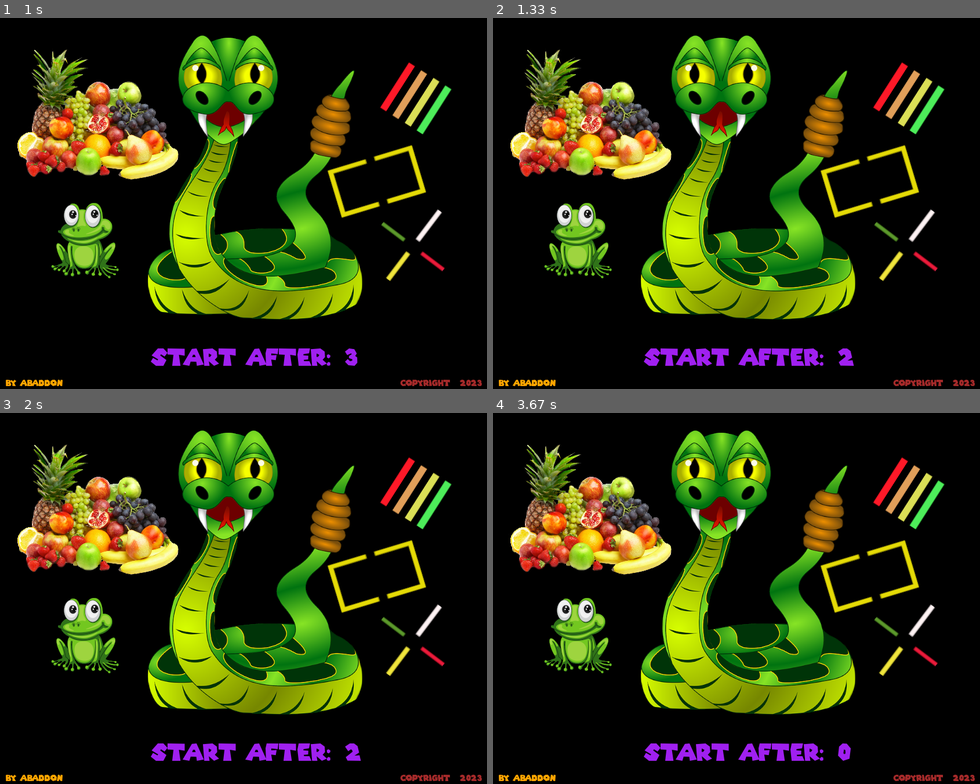
Above: before the commit, frames 1-4 (two rows, left to right).
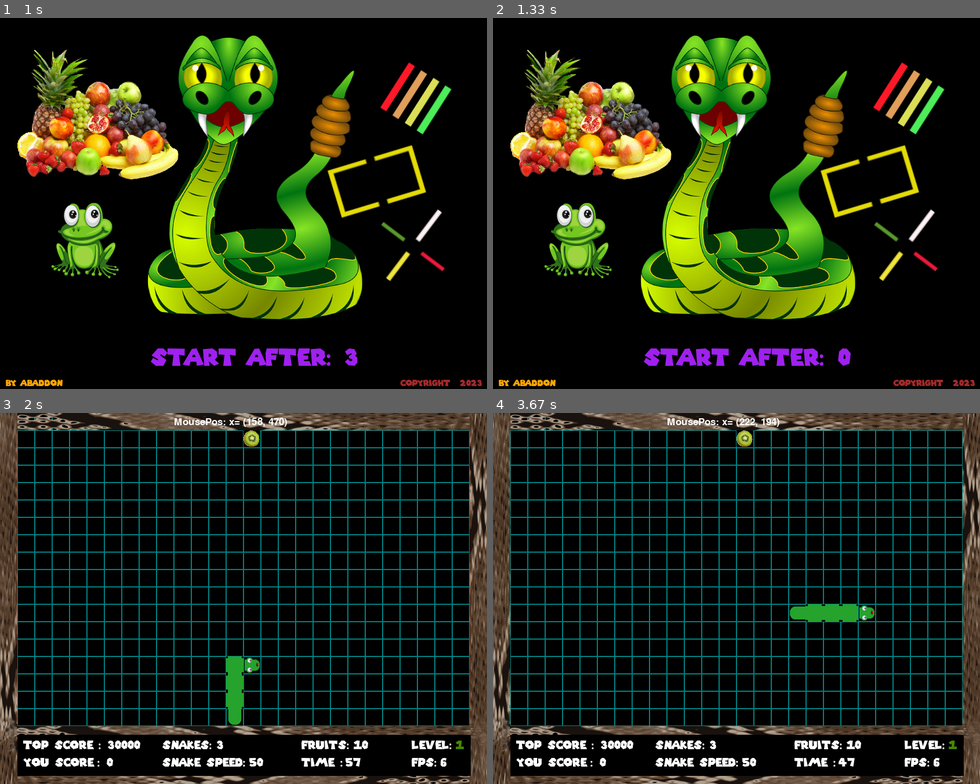
Above: after the commit, the same moments.

Repository: byAbaddon/PyGame-Greedy-Snake
Game: pygame game, started from main.py
Same seed, same stepped clock (60 frames per second), same inputs: the game is played once before the commit and once after it.
Inputs (mouse positions are in pixels of both pictures, inside the frame that each line leads up to):
- Up to frame 1 (1 s): tap Space at 0.33 s
- Up to frame 2 (1.33 s): no input
- Up to frame 3 (2 s): click (253, 754) at 1.37 s, where only the run after the commit has a clickable "START AFTER: 0"; hold Right from 1.7 s (still down); move the mouse to (92, 683) at 1.73 s
- Up to frame 4 (3.67 s): release Right at 2.17 s; hold Up 2.2-2.65 s; move the mouse to (916, 728) at 2.23 s; hold Right 2.68-3.15 s; move the mouse to (609, 461) at 2.72 s; hold Left from 3.18 s (still down); move the mouse to (619, 524) at 3.22 s

Frame 1 is identical in both runs. In frame 2, less than 0.1% of the frame differs, in the area x 70-75%, y 89-94%; in frame 3, 53%; in frame 4, 53%, in the area x 0-100%, y 0-100%.

Commit message:
fix fonts

Diff:
--- a/main.py
+++ b/main.py
@@ -44,7 +44,6 @@
         self.reset_all_data_for_new_game = False
 
     def game(self):
-
         if self.reset_all_data_for_new_game:
             self.current_music = ''
             self.is_music_play = False
@@ -64,7 +63,7 @@
             pygame.time.delay(1500)
             fruit_group.empty()  # ================
             snake.reset_current_data()  # reset current snake data
-            self.start_game_counter = 3  # restore start counter
+            self.start_game_counter = 0  # restore start counter
             self.is_bg_created = False
             self.state = 'get_ready'
             return
@@ -167,7 +166,7 @@
     def get_ready(self):
         time_now = pygame.time.get_ticks()
         if time_now - self.start_timer > self.COOLDOWN:
-            self.start_game_counter -= 1
+            self.start_game_counter -= 3# 1
             self.start_timer = time_now
         background_image('./src/assets/images/backgrounds/bg.png', 20, -100)
         text_creator('By Abaddon', 'orange', 10, S_H - 10, 15, None, './src/fonts/mario.ttf')
--- a/src/classes/fruit.py
+++ b/src/classes/fruit.py
@@ -20,7 +20,7 @@
                             self.y_pos * BLOCK_SIZE + self.image.get_height() // 2)
 
     def check_is_penalty(self):
-        if self.snake_data.is_penalty:
+        if self.snake_data.is_penalty and self.snake_data.fruits_counter > 10:
             self.random_weight_fruit = './src/assets/images/penalty/zeroPoints_frog_0.png'
         else:
             self.random_weight_fruit = choices(self.fruits_list, weights=[10, 10, 9, 8, 7, 6, 5, 4, 3, 2, 1])[0]
--- a/src/classes/snake.py
+++ b/src/classes/snake.py
@@ -194,9 +194,9 @@
     def draw_bonus_label(self):
         bonus_img = pygame.image.load('./src/assets/images/frames/bonus_frame.png')
         SCREEN.blit(bonus_img, [S_W // 3, S_H // 3 - 20])
-        text_creator('CONGRATULATIONS', 'red', S_W // 3 + 32, S_H // 3 + 26, 32)
-        text_creator(f'Level {self.level} - complete', 'yellow', S_W // 3 + 74, S_H // 3 + 55)
-        text_creator(f'BONUS - {self.level * 1000}', 'green', S_W // 3 + 90, S_H // 3 + 85)
+        text_creator('CONGRATULATIONS', 'red', S_W // 3 + 32, S_H // 3 + 26, 22, None, './src/fonts/mario.ttf')
+        text_creator(f'Level {self.level} - complete', 'yellow', S_W // 3 + 44, S_H // 3 + 55, 18, None, './src/fonts/mario.ttf')
+        text_creator(f'BONUS - {self.level * 1000}', 'green', S_W // 3 + 80, S_H // 3 + 85, 18, None, './src/fonts/mario.ttf')
 
     def level_complete(self):
         if not self.is_level_complete:
@@ -213,6 +213,7 @@
         if key_pressed(pygame.K_SPACE):
             self.level += 1
             self.lives += 1
+            self.is_penalty = False
             self.is_back_to_game_state = True
 
     def reset_current_data(self):
@@ -233,7 +234,7 @@
         else:
             self.fruits_counter = 10 + self.penalty_counter
         self.is_eat_fruit = False
-        self.is_penalty = False
+        # self.is_penalty = False
         self.is_level_complete = False
         self.is_exit = False
         self.is_pause = False
--- a/src/classes/table.py
+++ b/src/classes/table.py
@@ -17,39 +17,42 @@
 
     def draw_labels_and_table_data(self):
         # label height_score
-        # text_creator('Height Score:', 'chartreuse4', 40, S_H - 65)
-        text_creator('Score', 'white', 40, S_H - 65, 20, None, './src/fonts/mario.ttf')
+        text_creator('Top Score', 'white', 40, S_H - 65, 20, None, './src/fonts/mario.ttf')
         if self.snake_data.points >= self.height_score:
             self.height_score = self.snake_data.points
-        text_creator(f'{self.height_score}', 'chartreuse4', 164, S_H - 65)
+        text_creator(f': {self.height_score}', 'white', 170, S_H - 65, 20, None, './src/fonts/mario.ttf')
 
         # label_score
-        text_creator('Current Score:', 'chartreuse4', 40, S_H - 35)
-        text_creator(f'{self.snake_data.points}', 'chartreuse4', 166, S_H - 35)
+        text_creator('You Score', 'white', 40, S_H - 35, 20, None, './src/fonts/mario.ttf')
+        text_creator(f': {self.snake_data.points}', 'white', 168, S_H - 35, 20, None, './src/fonts/mario.ttf')
+
 
         # label snakes left
-        text_creator('Snakes:', 'chartreuse4', 280, S_H - 65)
-        text_creator(f'{self.snake_data.lives}', 'chartreuse4', 350, S_H - 65)
+        text_creator('Snakes:', 'white', 280, S_H - 65, 20, None, './src/fonts/mario.ttf')
+        text_creator(f'{self.snake_data.lives}', 'white', 374, S_H - 65, 20, None, './src/fonts/mario.ttf')
 
         # # label snake_speed
-        text_creator('Snake Speed:', 'chartreuse4', 280, S_H - 35)
-        text_creator(f'{self.snake_data.current_snake_speed}', 'chartreuse4', 400, S_H - 35)
+        text_creator('Snake Speed:', 'white', 280, S_H - 35, 20, None, './src/fonts/mario.ttf')
+        text_creator(f'{self.snake_data.current_snake_speed}', 'white', 430, S_H - 35, 20, None, './src/fonts/mario.ttf')
 
         # label fruits left
-        text_creator('Fruits:', 'chartreuse4', 520, S_H - 65)
-        text_creator(f'{self.snake_data.fruits_counter}', 'chartreuse4', 580, S_H - 65)
+        text_creator('Fruits:', 'white', 520, S_H - 65, 20, None, './src/fonts/mario.ttf')
+        text_creator(f'{self.snake_data.fruits_counter}', 'white', 610, S_H - 65, 20, None, './src/fonts/mario.ttf')
 
         # label time
-        text_creator('Time:', 'chartreuse4', 520, S_H - 35)
-        text_creator(f'{self.snake_data.eat_timer}', 'chartreuse4', 580, S_H - 35)
+        text_creator('Time :', 'white', 520, S_H - 35, 20, None, './src/fonts/mario.ttf')
+        if self.snake_data.eat_timer > 20:
+            text_creator(f'{self.snake_data.eat_timer}', 'white', 596, S_H - 35, 20, None, './src/fonts/mario.ttf')
+        else:
+            text_creator(f'{self.snake_data.eat_timer}', 'red', 596, S_H - 35, 20, None, './src/fonts/mario.ttf')
 
         # label level
-        text_creator('Level:', 'chartreuse4', 720, S_H - 65)
-        text_creator(f'{self.snake_data.level}', 'chartreuse4', 780, S_H - 65)
+        text_creator('Level:', 'white', 710, S_H - 65, 20, None, './src/fonts/mario.ttf')
+        text_creator(f'{self.snake_data.level}', 'chartreuse4', 786, S_H - 65, 20, None, './src/fonts/mario.ttf')
 
         # label FPS
-        text_creator('FPS:', 'chartreuse4', 720, S_H - 35)
-        text_creator(f'{ int(CLOCK.get_fps())}', 'chartreuse4', 780, S_H - 35)
+        text_creator('FPS:', 'white', 710, S_H - 35, 20, None, './src/fonts/mario.ttf')
+        text_creator(f'{ int(CLOCK.get_fps())}', 'white', 760, S_H - 35, 20, None, './src/fonts/mario.ttf')
 
     def update(self):
         self.draw_display_frame()
Binary file added: src/fonts/born.ttf
